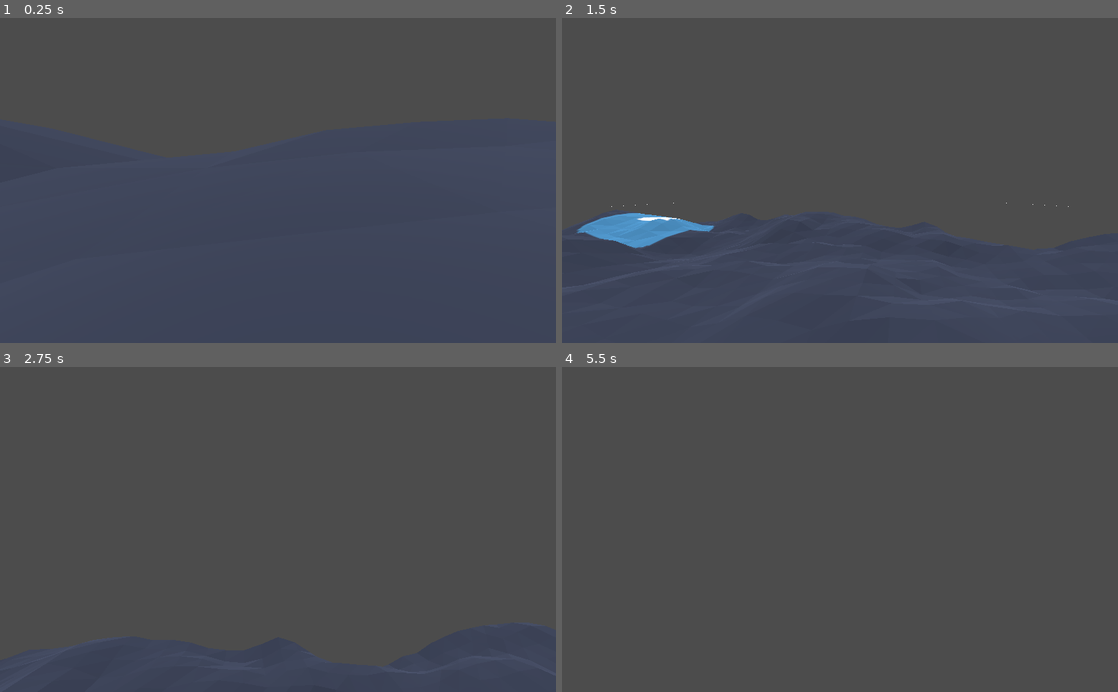
Above: before the commit, frames 1-4 (two rows, left to right).
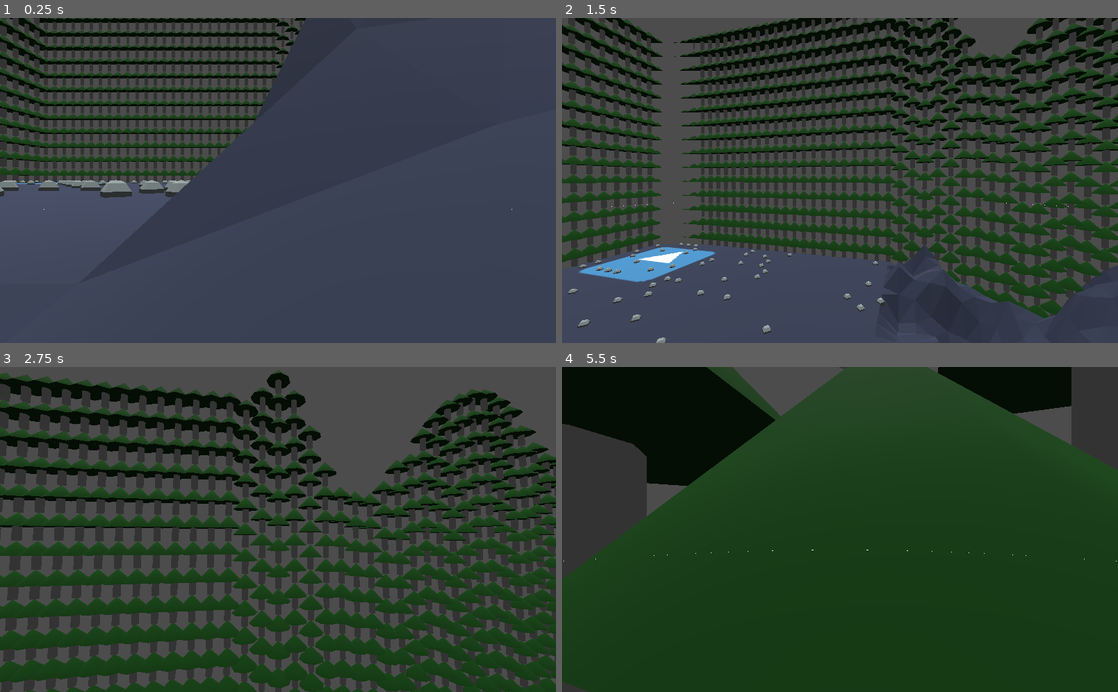
Above: after the commit, the same moments.

Repository: The-Portfolio-Organisation/MagickaTheMagicForest
Game: Godot game, scene res://Scenes/TestGeneration.tscn
The game is run twice, just before and just after one commit, with the same random seed, the same clock (stepped at 60 frames per second) and the same inputs. The engine's default icon, where the game draws it, is replaced by a stand-in: a white triangle on a blue panel in a dark square.
Inputs (mouse positions are in pixels of both pictures, inside the frame that each line leads up to):
- Up to frame 1 (0.25 s): no input
- Up to frame 2 (1.5 s): move the mouse to (867, 180) at 0.52 s; hold W (move_forward) from 0.53 s (still down); tap Space (jump) at 0.77 s; move the mouse to (812, 180) at 1.27 s
- Up to frame 3 (2.75 s): keep holding W (move_forward); tap Space (jump) at 1.52 s; move the mouse to (289, 523) at 2.02 s
- Up to frame 4 (5.5 s): keep holding W (move_forward); move the mouse to (834, 536) at 2.77 s; tap Space (jump) at 3.02, 3.77, 4.52 s; move the mouse to (878, 532) at 3.52 s; move the mouse to (795, 526) at 4.27 s; move the mouse to (845, 529) at 5.02 s

The runs differ from the first frame. In frame 1, 16% of the frame differs, in the area x 0-93%, y 0-59%; in frame 2, 51%; in frame 3, 62%; in frame 4, 97%, in the area x 0-100%, y 0-100%.

Commit message:
+ biomes

Diff:
--- a/source/GeneratingMap.gd
+++ b/source/GeneratingMap.gd
@@ -9,9 +9,12 @@
 export(Vector2) var map_size = Vector2(400,400);
 export(int) var map_depth = 200;
 export(int) var map_width = 200;
+export(int) var steepness = 60;
 export(Texture) var texture;
 
 func _ready():
+	var rng = RandomNumberGenerator.new();
+
 	var noise = OpenSimplexNoise.new();
 	noise.period = noise_period;
 	noise.octaves = noise_octave;
@@ -26,12 +29,30 @@
 
 	var array_plane = surface_tool.commit();
 
-	var data_tool = MeshDataTool.new()
+	var data_tool = MeshDataTool.new();
 	data_tool.create_from_surface(array_plane, 0);
 
 	for i in range(data_tool.get_vertex_count()):
 		var vertex = data_tool.get_vertex(i);
-		vertex.y = noise.get_noise_3d(vertex.x, vertex.y, vertex.z) * 60;
+		if vertex.x * vertex.z > 0:
+			vertex.y = noise.get_noise_3d(vertex.x, vertex.y, vertex.z) * steepness * vertex.x * vertex.y;
+		else:
+			vertex.y = noise.get_noise_3d(vertex.x, vertex.y, vertex.z) * steepness/5;
+
+		if vertex.y < -5 and vertex.x < 0:
+			vertex.y = -5;
+
+		rng.randomize()
+		var rnd_nbr = rng.randi_range(-10, 10)
+		if vertex.x < 0 and vertex.y < 15 and rnd_nbr > 7:
+			spawn_scene(rock, vertex, 5);
+
+		if vertex.x > 0 and vertex.y < 15 and rnd_nbr > 9:
+			spawn_scene(tree, vertex + Vector3(0,15,0), 15);
+
+		if int(abs(vertex.x)) == map_size.x / 2 or int(abs(vertex.z)) == map_size.y / 2:
+			for j in range(0,15):
+				spawn_scene(tree, vertex + Vector3(0,(30*j) + 15,0), 15);
 
 		data_tool.set_vertex(i, vertex);
 
@@ -54,3 +75,10 @@
 	mesh_instance.material_override = material;
 
 	add_child(mesh_instance);
+
+func spawn_scene(scene, pos, scale):
+	var inst = scene.instance();
+
+	inst.translation = pos;
+	inst.scale = inst.scale * scale;
+	add_child(inst);
--- a/source/Scenes/TestGeneration.tscn
+++ b/source/Scenes/TestGeneration.tscn
@@ -24,6 +24,7 @@
 map_size = Vector2( 1000, 1000 )
 map_depth = 50
 map_width = 50
+steepness = 1000
 texture = ExtResource( 2 )
 
 [node name="Player" parent="." instance=ExtResource( 3 )]
--- a/source/Subobjects/map/rock.tscn
+++ b/source/Subobjects/map/rock.tscn
@@ -8,6 +8,8 @@
 [node name="Spatial" type="Spatial"]
 
 [node name="RigidBody" type="RigidBody" parent="."]
+mode = 1
+mass = 20.77
 
 [node name="CollisionShape" type="CollisionShape" parent="RigidBody"]
 shape = SubResource( 3 )
--- a/source/Subobjects/map/tree.tscn
+++ b/source/Subobjects/map/tree.tscn
@@ -11,6 +11,7 @@
 [node name="Spatial" type="Spatial"]
 
 [node name="RigidBody" type="RigidBody" parent="."]
+mode = 1
 
 [node name="CollisionShape" type="CollisionShape" parent="RigidBody"]
 shape = SubResource( 1 )
